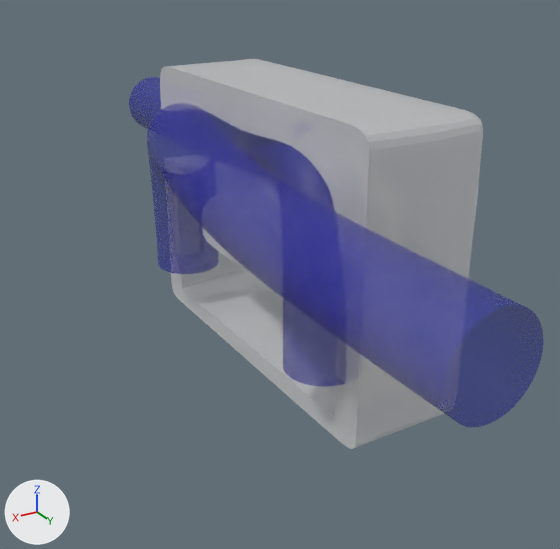
Before and after pictures for a commit that changed the Blender file cad_drawings/locking_mechanism.blend.
Both versions are drawn from a camera (50 mm lens) standing at (21.9, 40.7, 23.1) and looking at (-1.2, 2.3, 3.9). Lighting does not change. The marker at lower left points along +X, +Y and +Z. The first picture is the older version.
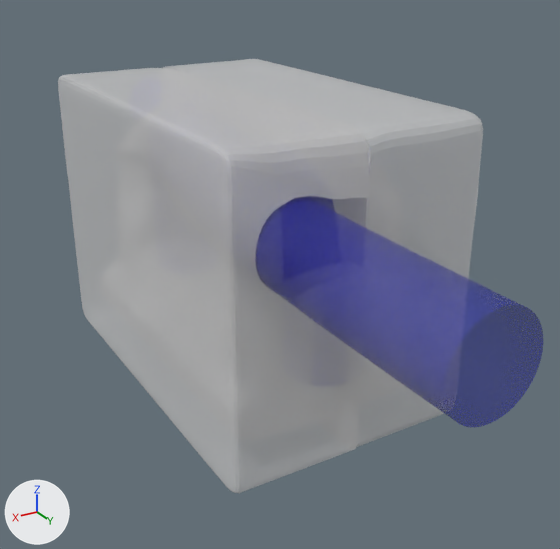
The edits, one by one:
Object 'Half_Reference' (ob_half_reference) is new; it shows me_cube_002.
Its location is (0.0, 0.0, 2.0).
Its rotation in degrees is (0, 0, 180).
Its scale is (7.61, -12.5, 5.0).
It gains a SUBSURF modifier named 'Subdivision'.

Where the change shows, as pixel boxes [x1, y1, x2, y2] in the pictures (560 x 549 px):
'Half_Reference', added
    after: [58, 68, 370, 493]
